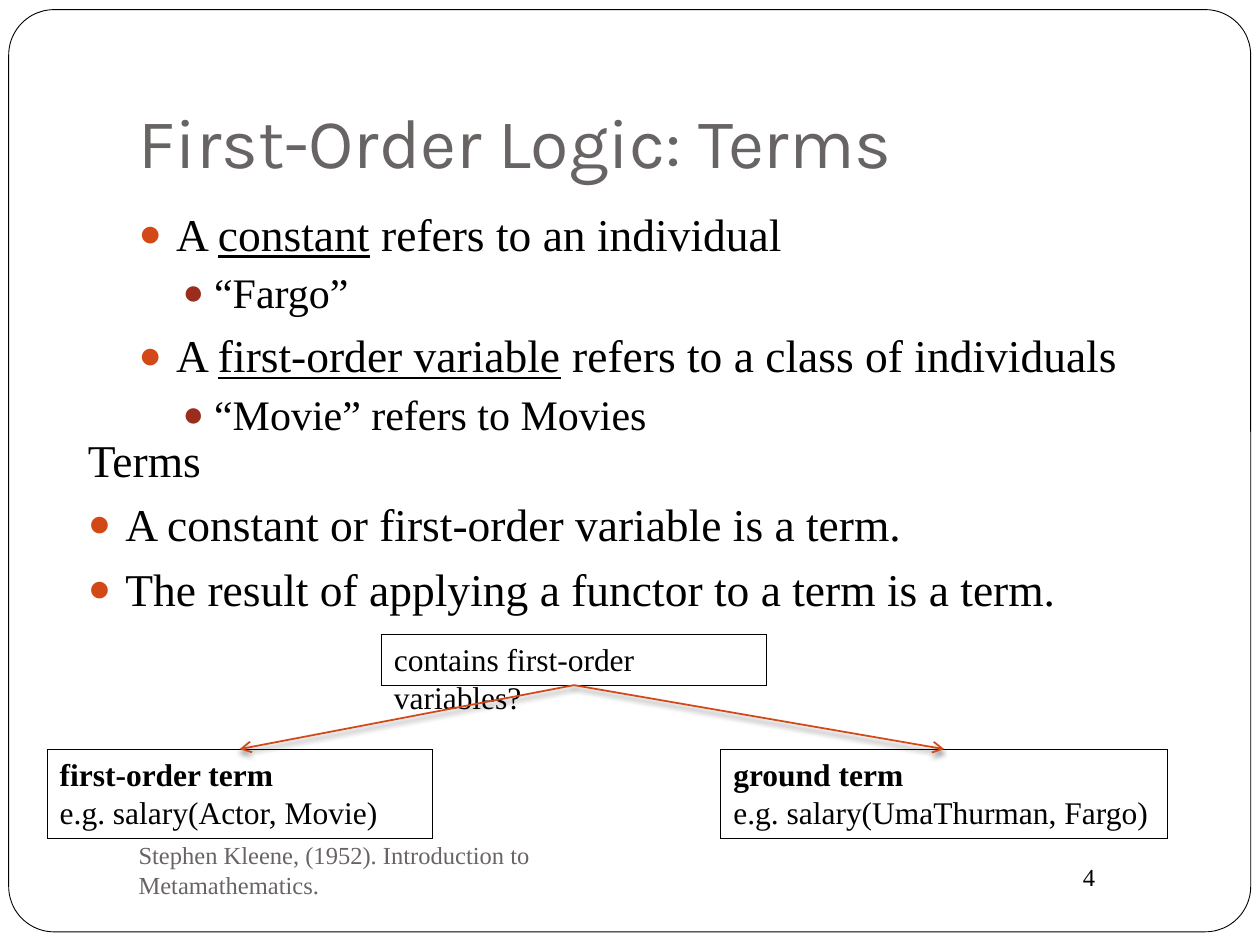
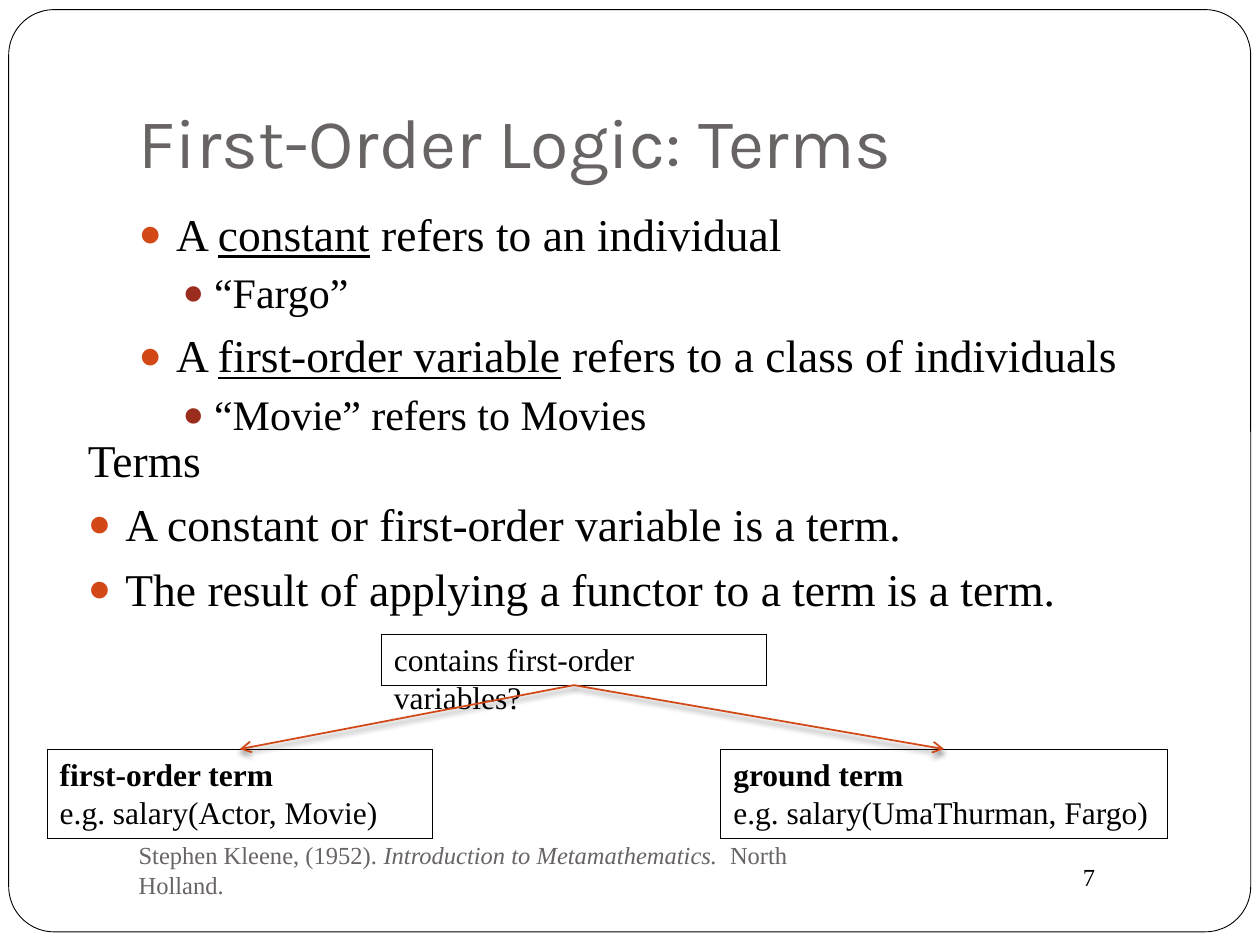
Before and after one commit to oschulte/srl-tutorial-slides, a slide deck: slide 7 of ch2-fo-bayes-nets.pptx (slide 4 before the commit). Drawn at 1260x945 pixels with LibreOffice and Linux fonts; fonts in the diff are those of the drawing. Boxes give left, top, right and bottom in pixels: in the first picture for what was removed or moved away, otherwise in the second. Text is boxed around its words. In the diff, an @@ line names an element or a change of style, - is before the commit and + after.

```diff
--- a/ch2-fo-bayes-nets.pptx
+++ b/ch2-fo-bayes-nets.pptx
@@ text at box(139, 847, 787, 895): text changed @@
-Stephen Kleene, (1952). Introduction to Metamathematics.
+Stephen Kleene, (1952). Introduction to Metamathematics. North Holland.
@@ page number at box(1083, 870, 1095, 886): text changed @@
-4
+7
```
Also in this commit, not shown: 12 other slides changed, 13 slides added, 2 slides removed.
